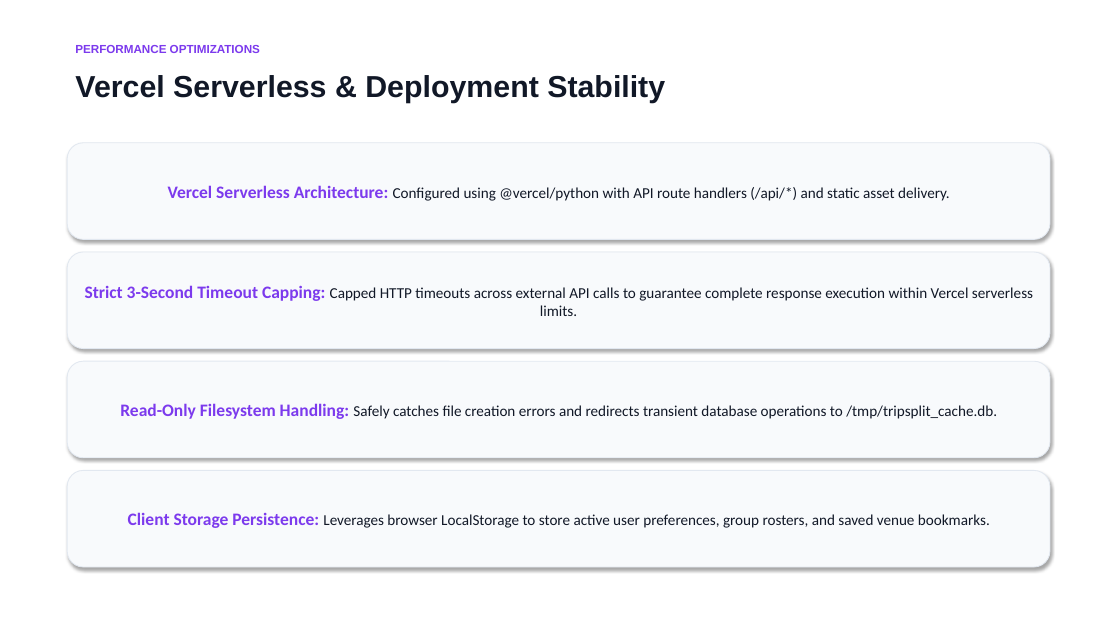
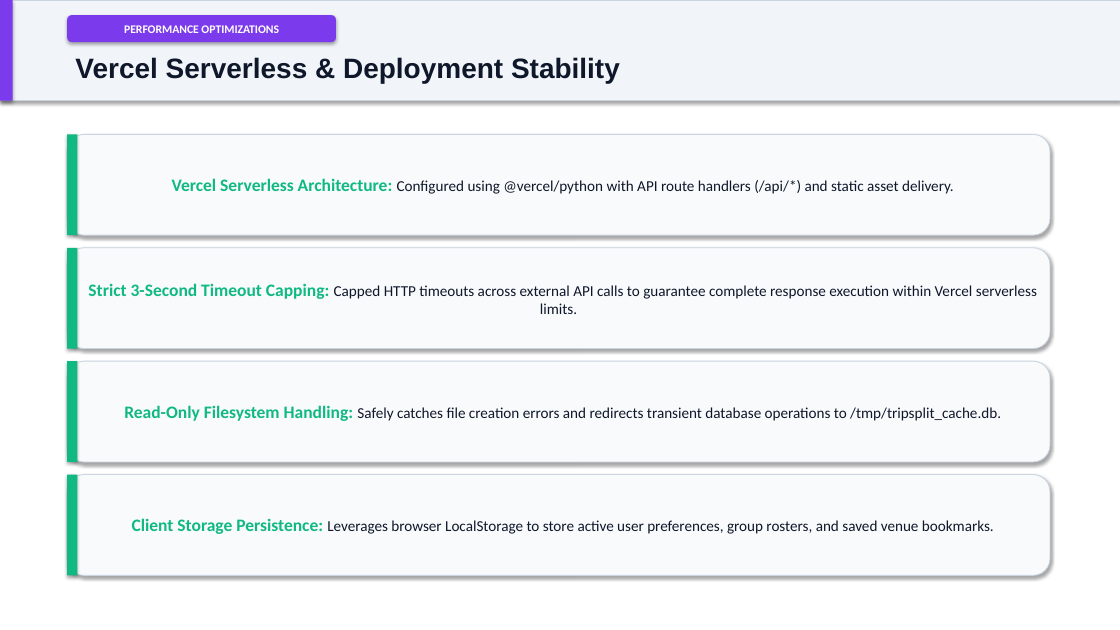
Before and after one commit to Somya-Vishnoi/Trip-Split, a slide deck: slide 8 of TripSplit_Presentation.pptx. Drawn at 1120x630 pixels with LibreOffice and Linux fonts; fonts in the diff are those of the drawing. Boxes give left, top, right and bottom in pixels: in the first picture for what was removed or moved away, otherwise in the second. Text is boxed around its words. In the diff, an @@ line names an element or a change of style, - is before the commit and + after.

Commit message:
feat: add interactive HTML presentation deck static/presentation.html and overhaul PPTX design

```diff
--- a/TripSplit_Presentation.pptx
+++ b/TripSplit_Presentation.pptx
@@ rectangle added at [0, 0, 1120, 101], fill #F1F5F9, outline #CBD5E1 0.75 pt @@
@@ rectangle added at [0, 0, 13, 101], fill #7C3AED @@
@@ rounded rectangle "PERFORMANCE OPTIMIZATIONS": place and size @@
-rounded rectangle "PERFORMANCE OPTIMIZATIONS" at [75, 45, 260, 53]
+rounded rectangle "PERFORMANCE OPTIMIZATIONS" at [67, 15, 336, 42]
@@ rounded rectangle "PERFORMANCE OPTIMIZATIONS" at [67, 15, 336, 42]: font Arial to Calibri, text colour #7C3AED to #FFFFFF; alignment left to centre; vertical alignment top to middle; fill none to #7C3AED; shadow on @@
@@ text "Vercel Serverless & Deployment Stability": place and size @@
-text "Vercel Serverless & Deployment Stability" at [75, 75, 665, 103]
+text "Vercel Serverless & Deployment Stability" at [75, 57, 620, 83]
@@ text "Vercel Serverless & Deployment Stability" at [75, 57, 620, 83]: size 26 to 24 pt, text colour #111827 to #0F172A @@
@@ rounded rectangle "Vercel Serverless Architecture: Configured using ...": place and size @@
-rounded rectangle "Vercel Serverless Architecture: Configured using ..." at [67, 143, 1050, 239]
+rounded rectangle "Vercel Serverless Architecture: Configured using ..." at [67, 134, 1050, 235]
@@ rounded rectangle "Vercel Serverless Architecture: Configured using ..." at [67, 134, 1050, 235]: text colour #7C3AED to #10B981 in "Vercel Serverless Architecture:"; text colour #111827 to #0F172A in "Configured using @vercel/python with API route handlers ..."; outline #E2E8F0 0.75 pt to #CBD5E1 0.75 pt @@
@@ rectangle added at [67, 134, 77, 235], fill #10B981 @@
@@ rounded rectangle "Strict 3-Second Timeout Capping: Capped ...": place and size @@
-rounded rectangle "Strict 3-Second Timeout Capping: Capped ..." at [67, 252, 1050, 349]
+rounded rectangle "Strict 3-Second Timeout Capping: Capped ..." at [67, 248, 1050, 349]
@@ rounded rectangle "Strict 3-Second Timeout Capping: Capped ..." at [67, 248, 1050, 349]: text colour #7C3AED to #10B981 in "Strict 3-Second Timeout Capping:"; text colour #111827 to #0F172A in "Capped HTTP timeouts across external API calls ..."; outline #E2E8F0 0.75 pt to #CBD5E1 0.75 pt @@
@@ rectangle added at [67, 248, 77, 349], fill #10B981 @@
@@ rounded rectangle "Read-Only Filesystem Handling: Safely catches ...": place and size @@
-rounded rectangle "Read-Only Filesystem Handling: Safely catches ..." at [67, 361, 1050, 458]
+rounded rectangle "Read-Only Filesystem Handling: Safely catches ..." at [67, 361, 1050, 462]
@@ rounded rectangle "Read-Only Filesystem Handling: Safely catches ..." at [67, 361, 1050, 462]: text colour #7C3AED to #10B981 in "Read-Only Filesystem Handling:"; text colour #111827 to #0F172A in "Safely catches file creation errors and redirects ..."; outline #E2E8F0 0.75 pt to #CBD5E1 0.75 pt @@
@@ rectangle added at [67, 361, 77, 462], fill #10B981 @@
@@ rounded rectangle "Client Storage Persistence: Leverages browser ...": place and size @@
-rounded rectangle "Client Storage Persistence: Leverages browser ..." at [67, 471, 1050, 567]
+rounded rectangle "Client Storage Persistence: Leverages browser ..." at [67, 475, 1050, 576]
@@ rounded rectangle "Client Storage Persistence: Leverages browser ..." at [67, 475, 1050, 576]: text colour #7C3AED to #10B981 in "Client Storage Persistence:"; text colour #111827 to #0F172A in "Leverages browser LocalStorage to store active user ..."; outline #E2E8F0 0.75 pt to #CBD5E1 0.75 pt @@
@@ rectangle added at [67, 475, 77, 576], fill #10B981 @@
```
Also in this commit, not shown: 9 other slides changed, 1 other file.
